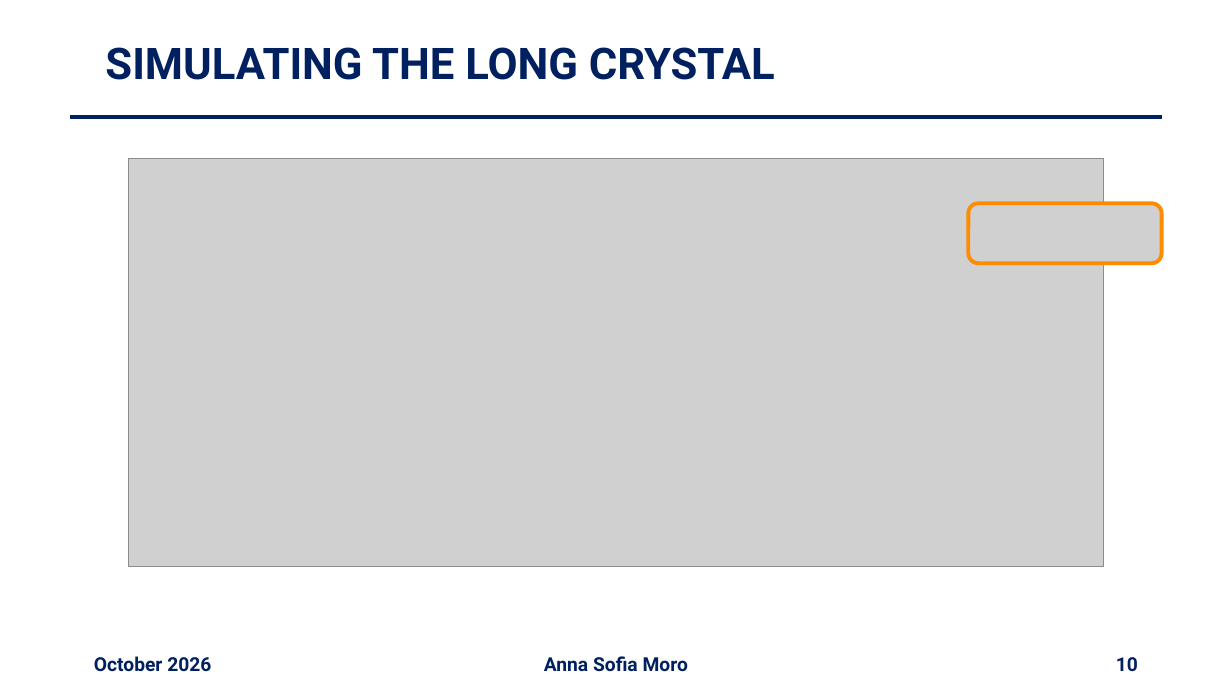
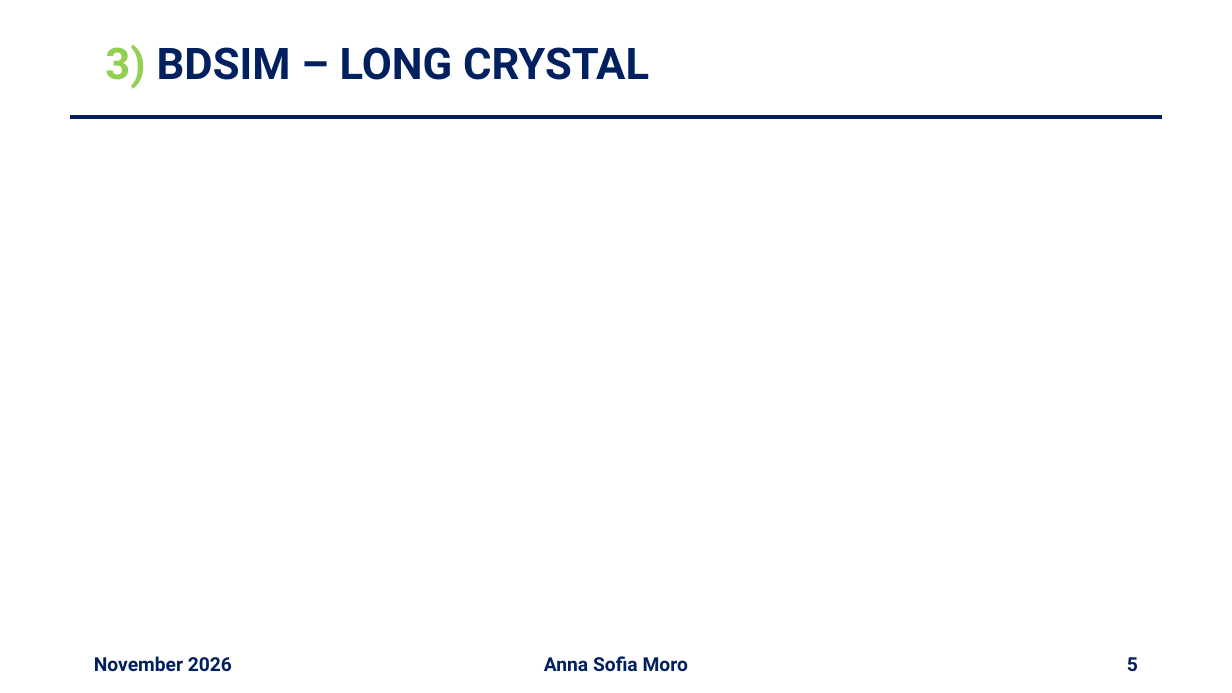
Before and after one commit to annaasofia/tesi, a slide deck: slide 5 of slides/week18.pptx (slide 10 before the commit). Drawn at 1232x693 pixels with LibreOffice and Linux fonts; fonts in the diff are those of the drawing; grey boxes stand for pictures. Boxes give left, top, right and bottom in pixels: in the first picture for what was removed or moved away, otherwise in the second. Text is boxed around its words. In the diff, an @@ line names an element or a change of style, - is before the commit and + after.

```diff
--- a/slides/week18.pptx
+++ b/slides/week18.pptx
@@ title at (105,45,649,89): text changed @@
-SIMULATING THE LONG CRYSTAL
+3) BDSIM – LONG CRYSTAL
@@ picture removed at (128,159,1104,567) @@
@@ picture removed at (969,203,1162,263) @@
@@ text at (94,656,232,672): text changed @@
-October 2026
+November 2026
@@ page number at (1127,657,1138,672): text changed @@
-10
+5
```
Also in this commit, not shown: 6 other slides changed, 1 slide added, 6 slides removed.
